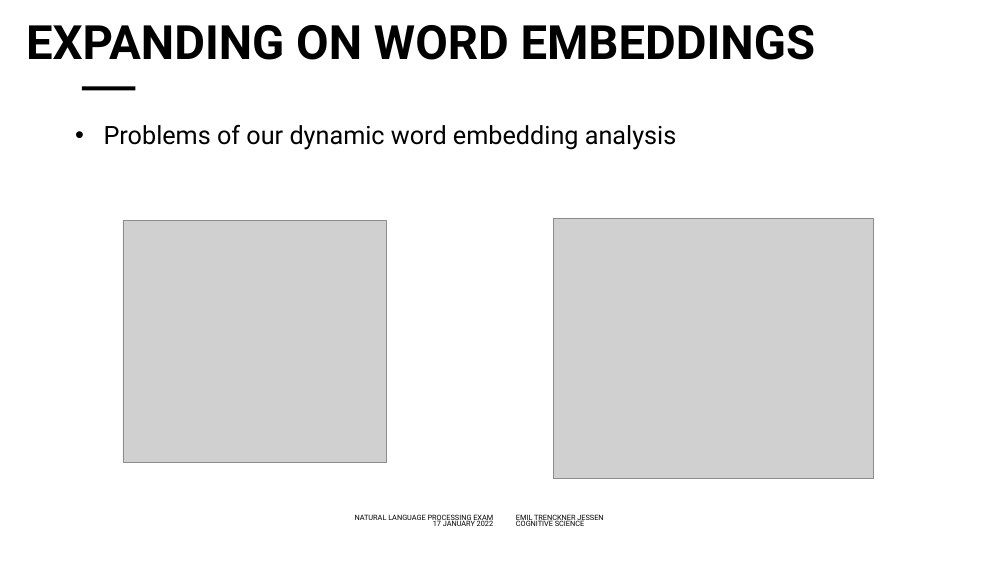
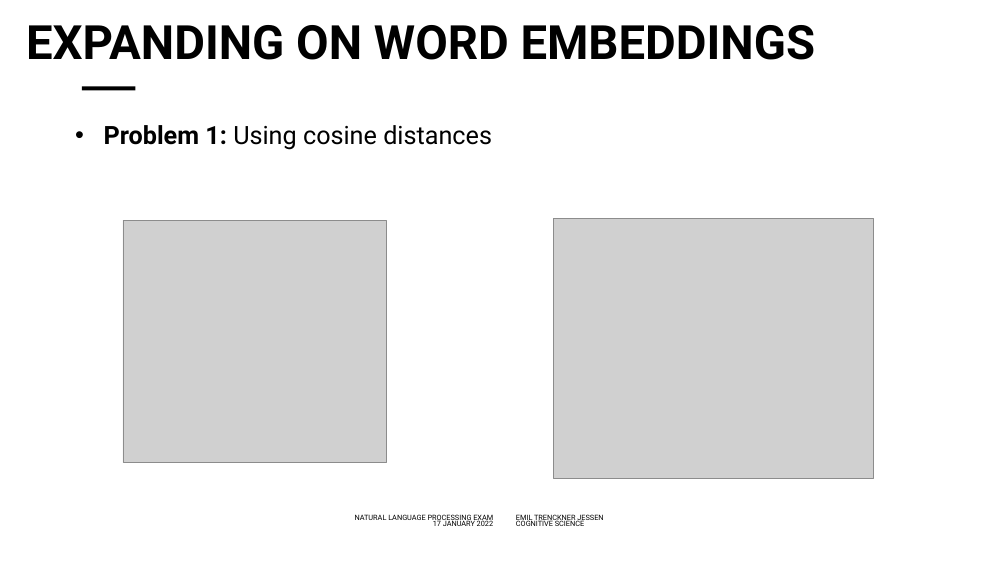
Before and after one commit to emiltj/NLP_oral_backup, a slide deck: slide 29 of Oral presentation/NLP.pptx (slide 30 before the commit). Drawn at 1008x567 pixels with LibreOffice and Linux fonts; fonts in the diff are those of the drawing; grey boxes stand for pictures; background and template pictures are left out. Boxes give left, top, right and bottom in pixels: in the first picture for what was removed or moved away, otherwise in the second. Text is boxed around its words. In the diff, an @@ line names an element or a change of style, - is before the commit and + after.

```diff
--- a/Oral presentation/NLP.pptx
+++ b/Oral presentation/NLP.pptx
@@ text at box(104, 125, 492, 150): text changed @@
-• Problems of our dynamic word embedding analysis
+• Problem 1: Using cosine distances
```
Also in this commit, not shown: 7 other slides changed, 2 slides added, 2 slides removed, 1 other file.
